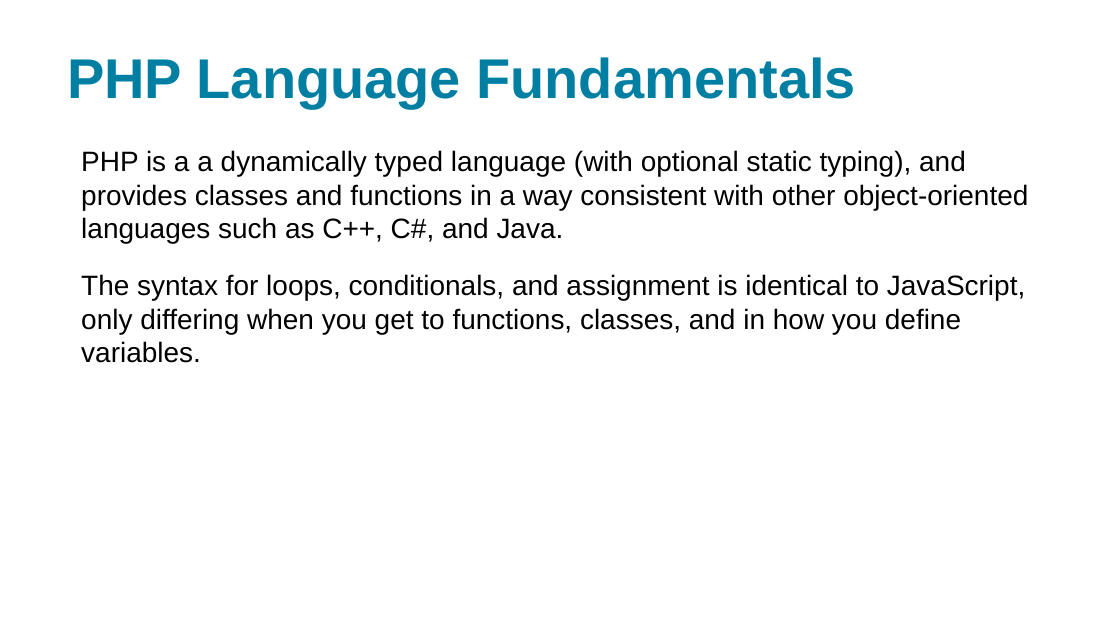
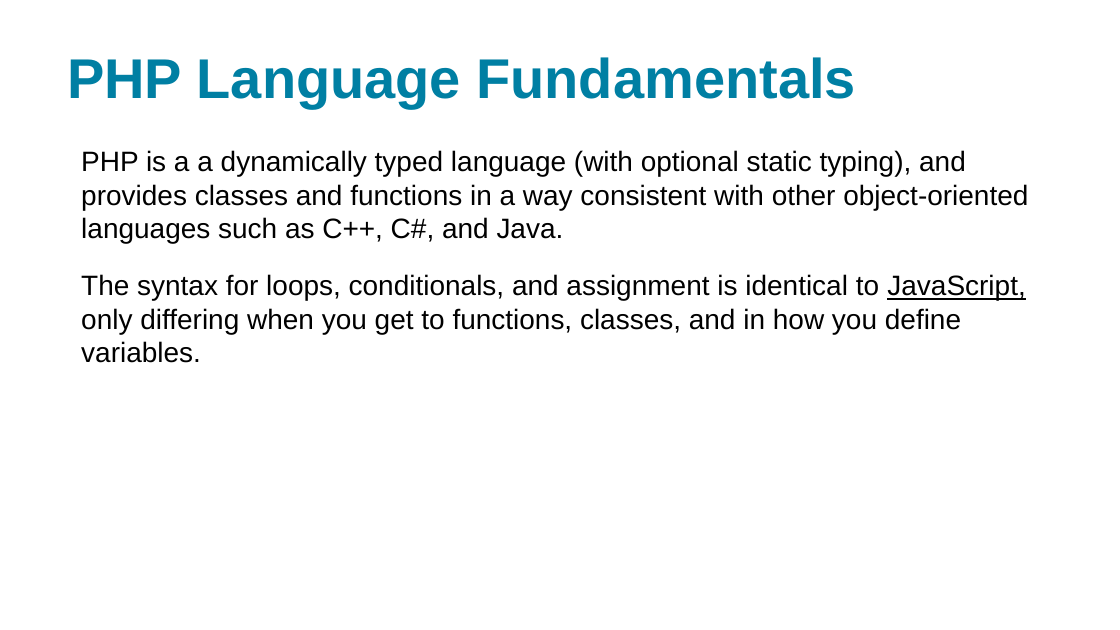
Before and after one commit to xbibogo/MMD24, a slide deck: slide 8 of semester2 PPT/ConnollyHoar_3rdEd_PHP.pptx (slide 7 before the commit). Drawn at 1120x630 pixels with LibreOffice and Linux fonts; fonts in the diff are those of the drawing. Boxes give left, top, right and bottom in pixels: in the first picture for what was removed or moved away, otherwise in the second. Text is boxed around its words. In the diff, an @@ line names an element or a change of style, - is before the commit and + after.

```diff
--- a/semester2 PPT/ConnollyHoar_3rdEd_PHP.pptx
+++ b/semester2 PPT/ConnollyHoar_3rdEd_PHP.pptx
@@ text at bbox=[81, 274, 1025, 363]: underline on in "JavaScript," @@
```
Also in this commit, not shown: 4 other slides changed, 2 slides added, 11 slides removed, 10 other files.
